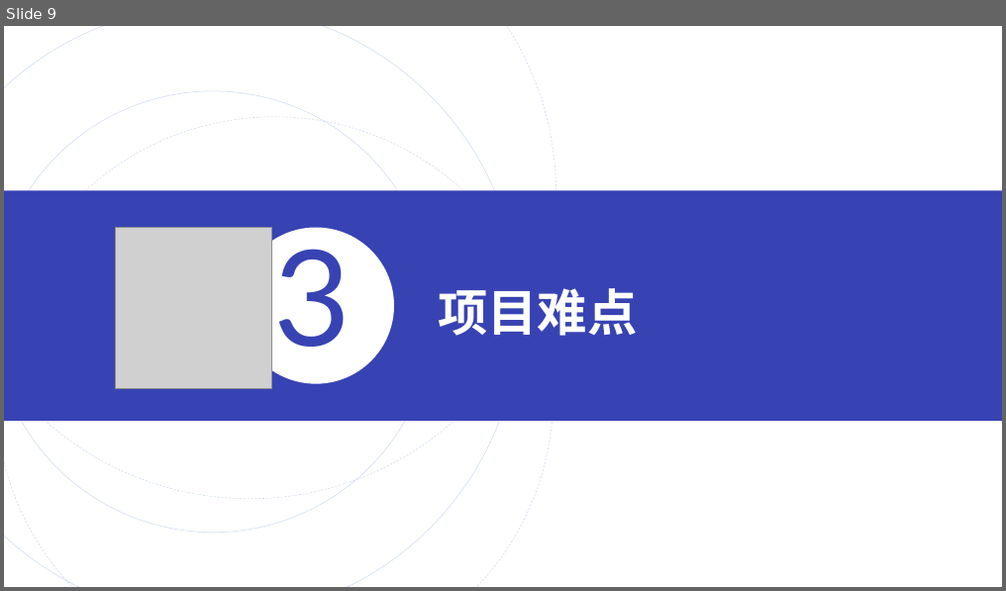
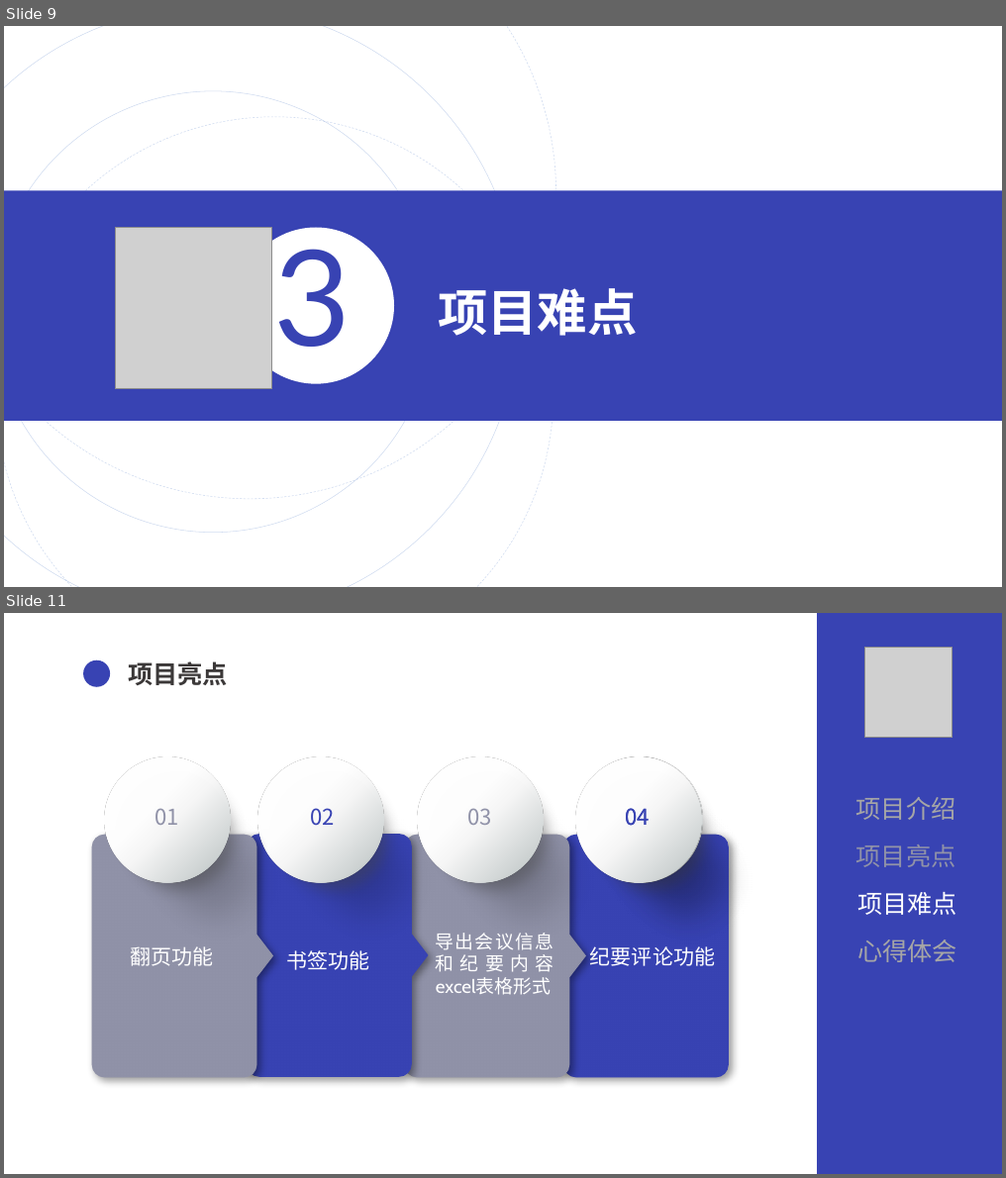
Before and after one commit to zhiyuxinxuan/QG_FinalTest, a slide deck: others/QG汇报.pptx. Shown one above the other, each under a label of ours: slide 9 before the commit, slides 9 and 11 after it; the slides between them are not shown. The pictures are 1006x591 and 1006x1178 pixels, drawn with LibreOffice and Linux fonts; fonts in the diff are those of the drawing; grey boxes stand for pictures. Boxes give left, top, right and bottom in pixels: in the first picture for what was removed or moved away, otherwise in the second. Text is boxed around its words. In the diff, an @@ line names an element or a change of style, - is before the commit and + after.

```diff
--- a/others/QG汇报.pptx
+++ b/others/QG汇报.pptx
@@ slide 11 added at [4,613,1002,1174], background #FFFFFF @@
@@ rectangle added at [818,613,1002,1174], fill #3843B3, outline #3843B3 1 pt @@
@@ ellipse added at [83,661,110,687], fill #3843B3 @@
@@ text added at [128,662,228,685], 24 pt, text #3B3838, bold @@
+项目亮点
@@ picture added at [865,648,952,738] @@
@@ group added at [59,722,342,1078]: 3 freeform shapes, 2 texts, 2 ellipses @@
+翻页功能
+01
@@ text added at [856,797,956,820], 24 pt, text #A6A6A6 @@
+项目介绍
@@ text added at [856,845,956,867], 24 pt, text #9092A8 @@
+项目亮点
@@ text added at [857,892,957,915], 24 pt, text #FFFFFF @@
+项目难点
@@ group added at [372,722,654,1078]: 3 freeform shapes, 2 ellipses, 2 texts @@
+03
+导出会议信息和纪要内容excel表格形式
@@ group added at [213,722,495,1077]: 3 freeform shapes, 2 ellipses, 2 texts @@
+02
+书签功能
@@ group added at [531,722,814,1078]: 4 freeform shapes, 3 ellipses, 3 texts @@
+04
+04
+纪要评论功能
@@ text added at [857,940,957,962], 24 pt, text #A6A6A6 @@
+心得体会
```
Also in this commit, not shown: 8 slides changed, 1 other slide added, 1 slide removed, 7 other files.
